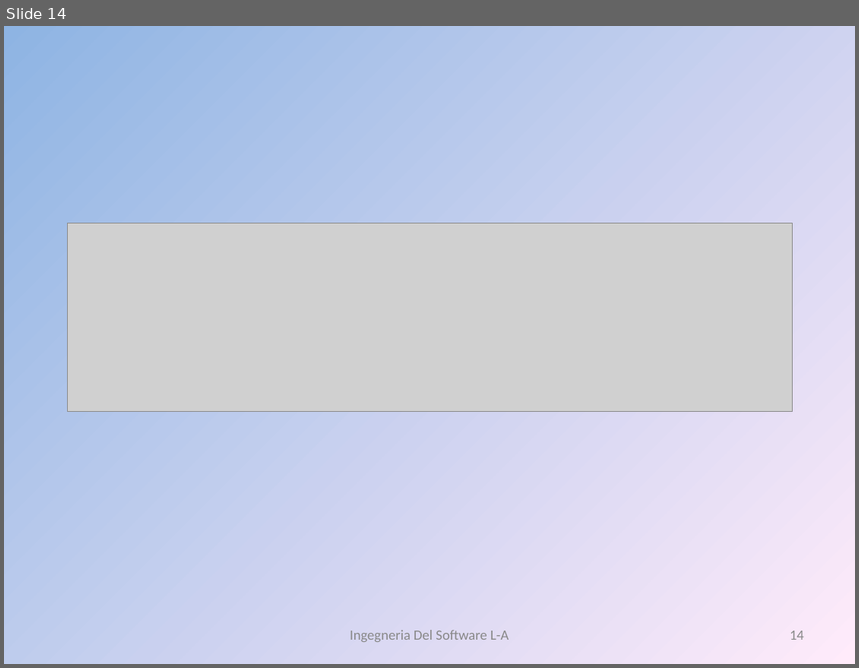
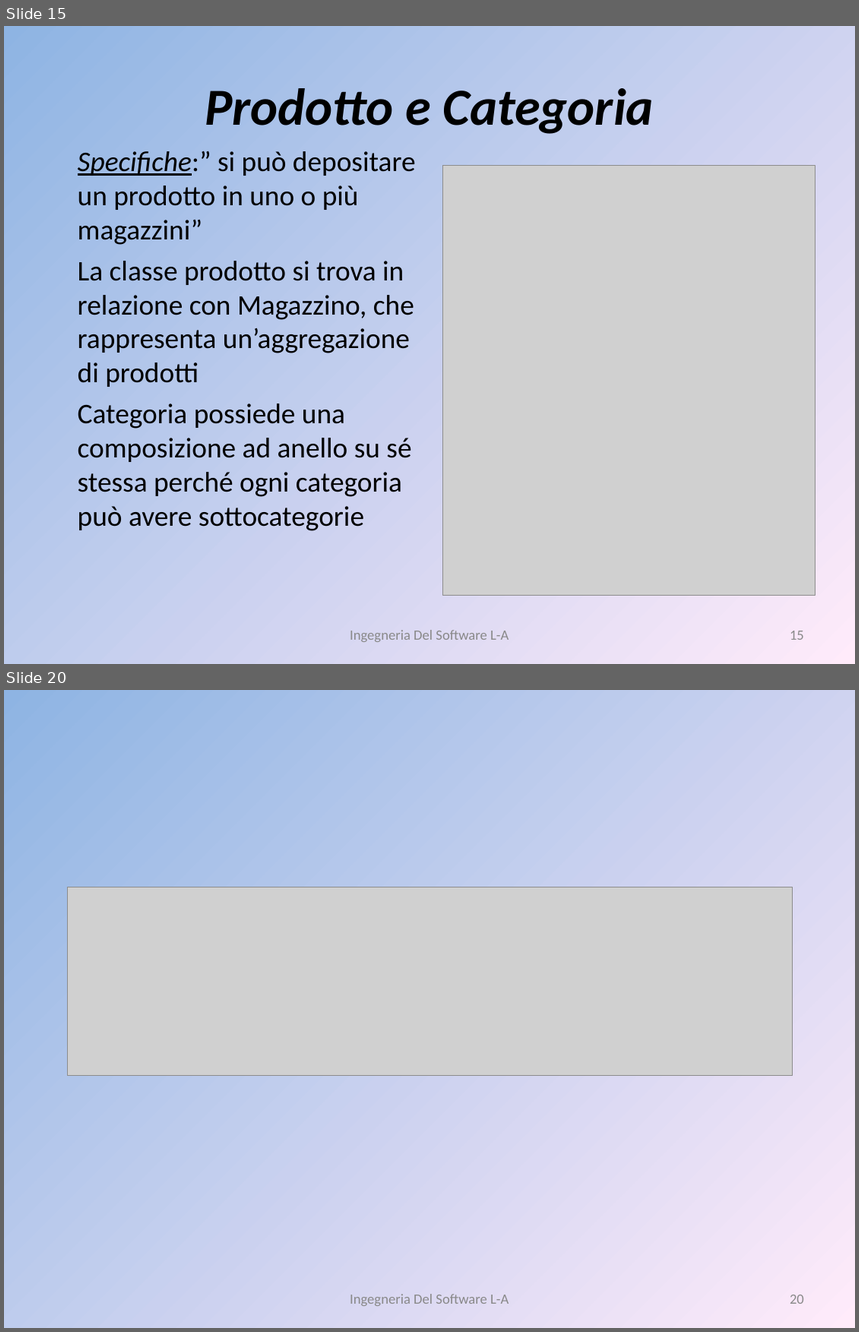
Before and after one commit to liannario/ingsoftbo, a slide deck: ViaggiateSicuri.ppt. Shown one above the other, each under a label of ours: slide 14 before the commit, slides 15 and 20 after it; the slides between them are not shown. The pictures are 859x668 and 859x1332 pixels, drawn with LibreOffice and Linux fonts; fonts in the diff are those of the drawing; grey boxes stand for pictures. Boxes give left, top, right and bottom in pixels: in the first picture for what was removed or moved away, otherwise in the second. Text is boxed around its words. In the diff, an @@ line names an element or a change of style, - is before the commit and + after.

```diff
--- a/ViaggiateSicuri.ppt
+++ b/ViaggiateSicuri.ppt
@@ slide 15 added at (4,26,855,664), background gradient #8EB4E3 to #FFEBFA @@
@@ title added at (205,88,654,134), 44 pt, text #000000, bold, italic @@
+Prodotto e Categoria
@@ text added at (78,151,416,531), 24 pt, text #000000 @@
+Specifiche:” si può depositare un prodotto in uno o più magazzini”
+La classe prodotto si trova in relazione con Magazzino, che rappresenta un’aggregazione di prodotti
+Categoria possiede una composizione ad anello su sé stessa perché ogni categoria può avere sottocategorie
@@ picture added at (443,166,815,595) @@
@@ text added at (350,630,509,642), 12 pt, text #898989 @@
+Ingegneria Del Software L-A
@@ page number added at (790,631,804,640), 12 pt, text #898989 @@
+15
@@ what was slide 14 is now slide 20 @@
@@ page number at (790,1295,804,1304): text changed @@
-14
+20
```
Also in this commit, not shown: 1 slide changed, 5 other slides added.
